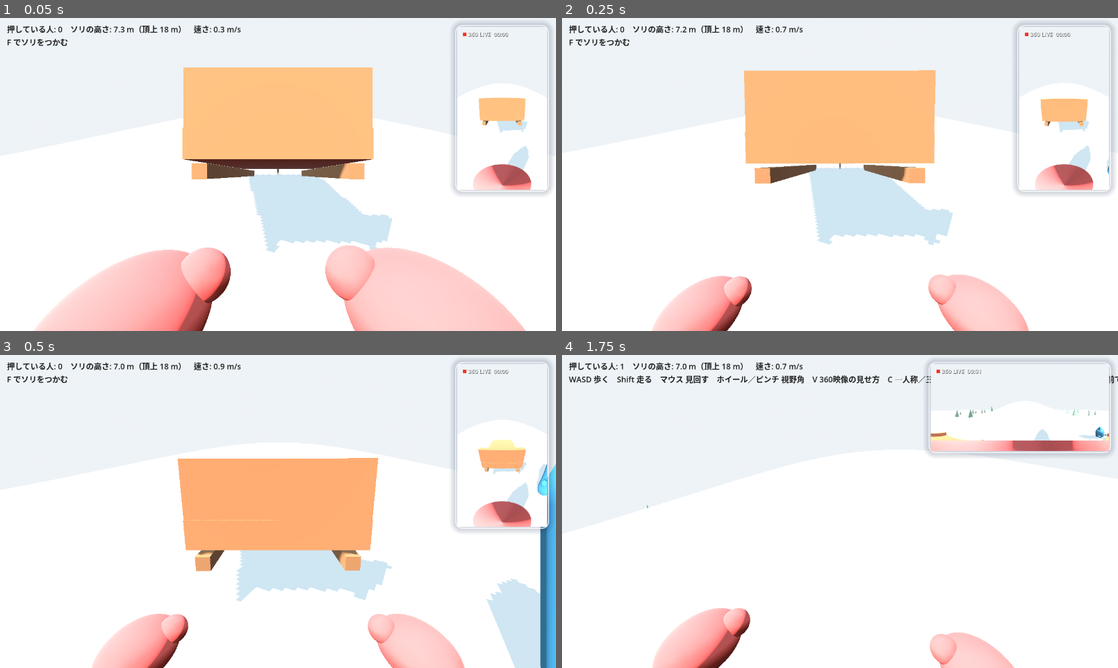
Above: before the commit, frames 1-4 (two rows, left to right).
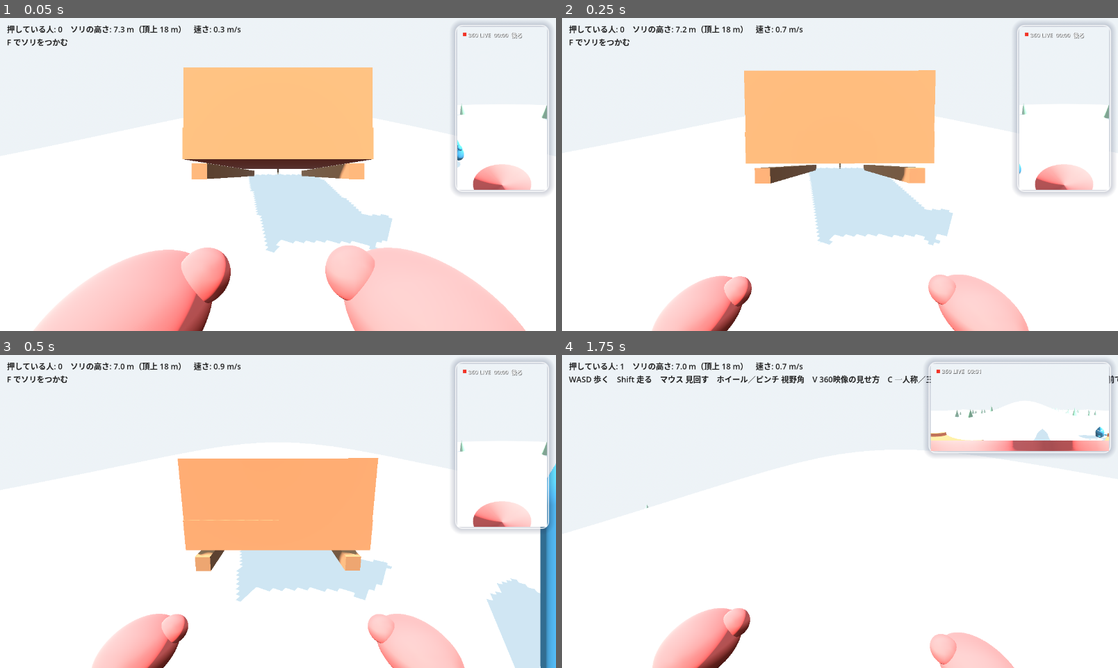
Above: after the commit, the same moments.

Repository: rigelpain/Lodge
Game: Godot game, scene res://main.tscn
Two runs of this game, one before a commit and one after it. Both use one fixed random seed, a clock stepped at 60 frames per second and the inputs below.
Inputs (mouse positions are in pixels of both pictures, inside the frame that each line leads up to):
- Up to frame 1 (0.05 s): no input
- Up to frame 2 (0.25 s): no input
- Up to frame 3 (0.5 s): no input
- Up to frame 4 (1.75 s): tap Enter at 0.5 s; move the mouse to (867, 511) at 0.52 s; hold W from 0.53 s (still down); tap R at 0.6 s; tap Space at 0.77, 1.52 s; move the mouse to (812, 511) at 1.27 s; tap V at 1.35 s

The runs differ from the first frame. In frame 1, 1.8% of the frame differs, in the area x 82-99%, y 4-55%; in frame 2, 1.7%; in frame 3, 1.8%; in frame 4, nothing differs.

Commit message:
縦長の 360° 映像を後ろ向きに（背中側を中央に）
代表の言葉「後ろ向きの映像が良いです」。登ってきた斜面と後ろの人が映る。

Co-Authored-By: Claude Fable 5.1 <noreply@anthropic.com>

Diff:
--- a/game/main.gd
+++ b/game/main.gd
@@ -101,6 +101,7 @@
 uniform float aspect = 0.5625;   // 窓の 幅/高さ
 uniform float vfov = 2.97;       // 魚眼の縦の画角 (rad)。170°
 uniform float tilt = 0.17;       // 魚眼の中心を下へ向ける角 (rad)
+uniform int face_back = 1;       // 1: 後ろ向き（背中側を中央に）
 
 vec4 sample_face(int i, vec2 uv) {
 	if (i == 0) return texture(f0, uv);
@@ -142,6 +143,7 @@
 		float cy = d.y * cos(tilt) + d.z * sin(tilt);
 		float cz = -d.y * sin(tilt) + d.z * cos(tilt);
 		d = vec3(d.x, cy, cz);
+		if (face_back == 1) d = vec3(-d.x, d.y, -d.z);
 		COLOR = sample_dir(d);
 	} else if (mode == 1) {
 		float lon = (UV.x - 0.5) * 6.2831853;
@@ -263,7 +265,7 @@
 		return
 	_place_pip_cams()
 	var t := int(elapsed)
-	pip_label.text = "    360 LIVE  %02d:%02d" % [t / 60, t % 60]
+	pip_label.text = "    360 LIVE  %02d:%02d%s" % [t / 60, t % 60, "  後ろ" if pip_mode == 0 else ""]
 
 
 func _make_world() -> void:
